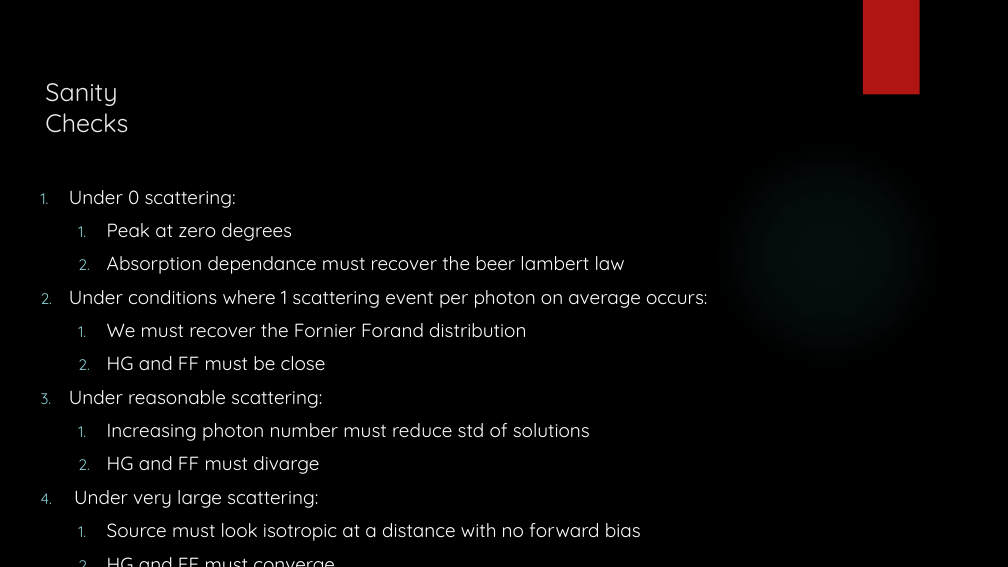
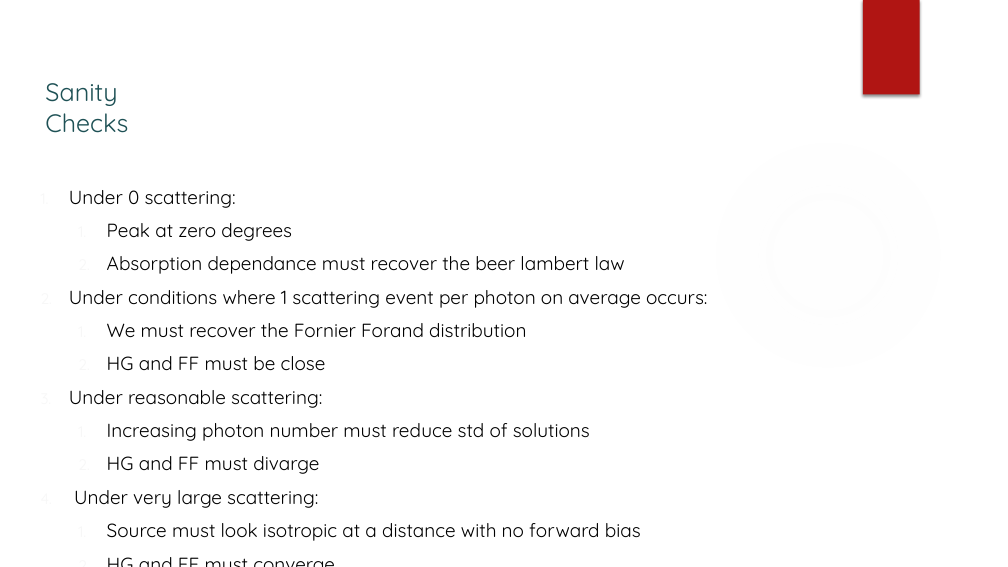
Before and after one commit to KAANVOLKAN05/GPGPU_Research, a slide deck: slide 31 of TurbidityMeterStudy/MonteCarloProj/Presentation for West River.pptx (slide 13 before the commit). Drawn at 1008x567 pixels with LibreOffice and Linux fonts; fonts in the diff are those of the drawing; background and template pictures are left out. Boxes give left, top, right and bottom in pixels: in the first picture for what was removed or moved away, otherwise in the second. Text is boxed around its words. In the diff, an @@ line names an element or a change of style, - is before the commit and + after.

```diff
--- a/TurbidityMeterStudy/MonteCarloProj/Presentation for West River.pptx
+++ b/TurbidityMeterStudy/MonteCarloProj/Presentation for West River.pptx
@@ background picture (left out) to #FFFFFF @@
@@ title "Sanity Checks" at <box>45,83,128,133</box>: text colour #EBEBEB to #1E5155 @@
@@ ellipse at <box>712,138,944,371</box>: fill gradient #50B9C1 to gradient #F3F3F3 @@
@@ text "Under 0 scattering:" at <box>69,190,707,541</box>: text colour #FFFFFF to #000000; bullet colour #8AD0D6 to #F7F7F7 @@
```
Also in this commit, not shown: 24 other slides changed, 19 slides added, 1 slide removed.
